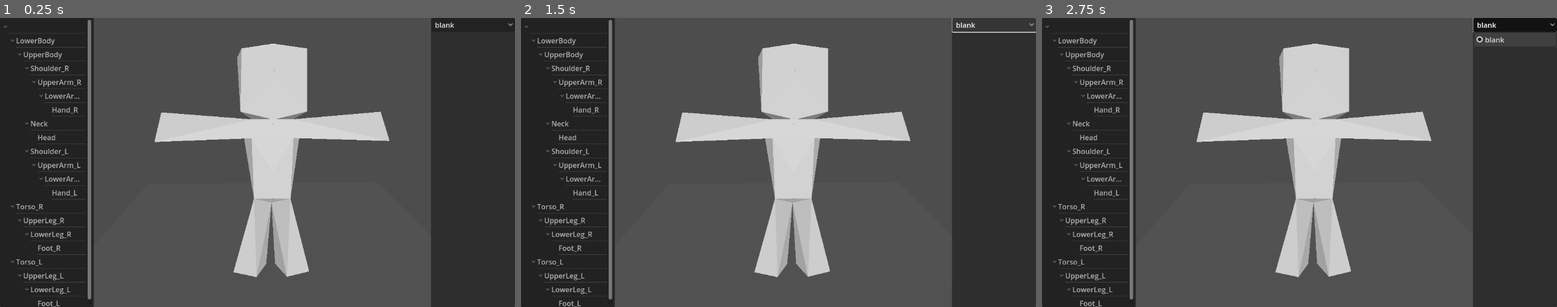
Above: before the commit, frames 1-3 (left to right).
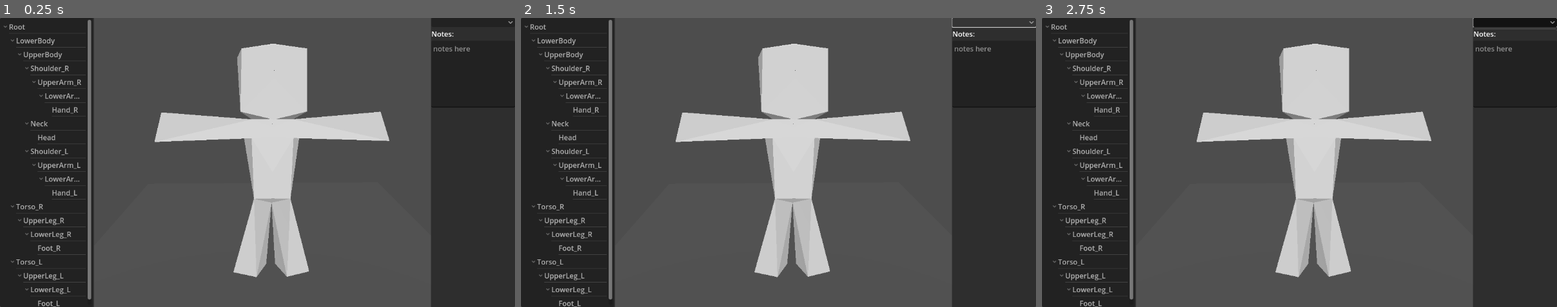
Above: after the commit, the same moments.

Repository: All-Chronical/MantleM
Game: Godot game, scene res://Program/char_maker_control.tscn
Two runs of this game, one before a commit and one after it. Both use one fixed random seed, a clock stepped at 60 frames per second and the inputs below.
Inputs (mouse positions are in pixels of both pictures, inside the frame that each line leads up to):
- Up to frame 1 (0.25 s): no input
- Up to frame 2 (1.5 s): click (994, 23) at 0.5 s; click (994, 23) at 1.25 s
- Up to frame 3 (2.75 s): click (1515, 23) at 2 s

The runs differ from the first frame. In frame 1, 0.2% of the frame differs, in the area x 1-100%, y 1-31%; in frame 2, 0.3%; in frame 3, 0.8%.
Error after the commit: Cannot call method 'clear' on a null value. (res://char_maker_control.gd:47)

Commit message:
fix: crash due to selection of the root

Diff:
--- a/char_maker_control.gd
+++ b/char_maker_control.gd
@@ -4,9 +4,9 @@
 @export var skeleton: Skeleton3D
 @export var mesh: MeshInstance3D
 
-@onready var _mantle_picker: OptionButton = $"Inspector/VBoxContainer/OptionButton"
-@onready var _note_label: Label = $"Inspector/VBoxContainer/Label"
-@onready var _note_edit: TextEdit = $"Inspector/VBoxContainer/TextEdit"
+@onready var _mantle_picker: OptionButton = $HBoxContainer/Viewport/OptionButton
+@onready var _note_label: Label = $HBoxContainer/Inspector/VBoxContainer/Label
+@onready var _note_edit: TextEdit = $HBoxContainer/Inspector/VBoxContainer/TextEdit
 
 var _bone_order_cache: Dictionary = {}
 
@@ -22,6 +22,8 @@
 
 	hierarchyList.clear()
 	var root := hierarchyList.create_item()
+	root.set_text(0, "Root")
+	root.set_metadata(0, -1)
 	for bone_idx in skeleton.get_parentless_bones():
 		_add_bone_to_tree(bone_idx, root)
 	hierarchyList.item_selected.connect(_on_bone_selected)
@@ -79,6 +81,9 @@
 		print("[Bone] early exit — item=", item, " mantle=", _current_mantle)
 		return
 	var bone_idx: int = item.get_metadata(0)
+	if bone_idx < 0:
+		_on_bone_deselected()
+		return
 	var bone_name: String = skeleton.get_bone_name(bone_idx)
 	var order_pos := _current_bone_order.find(bone_idx)
 	if order_pos < 0:
